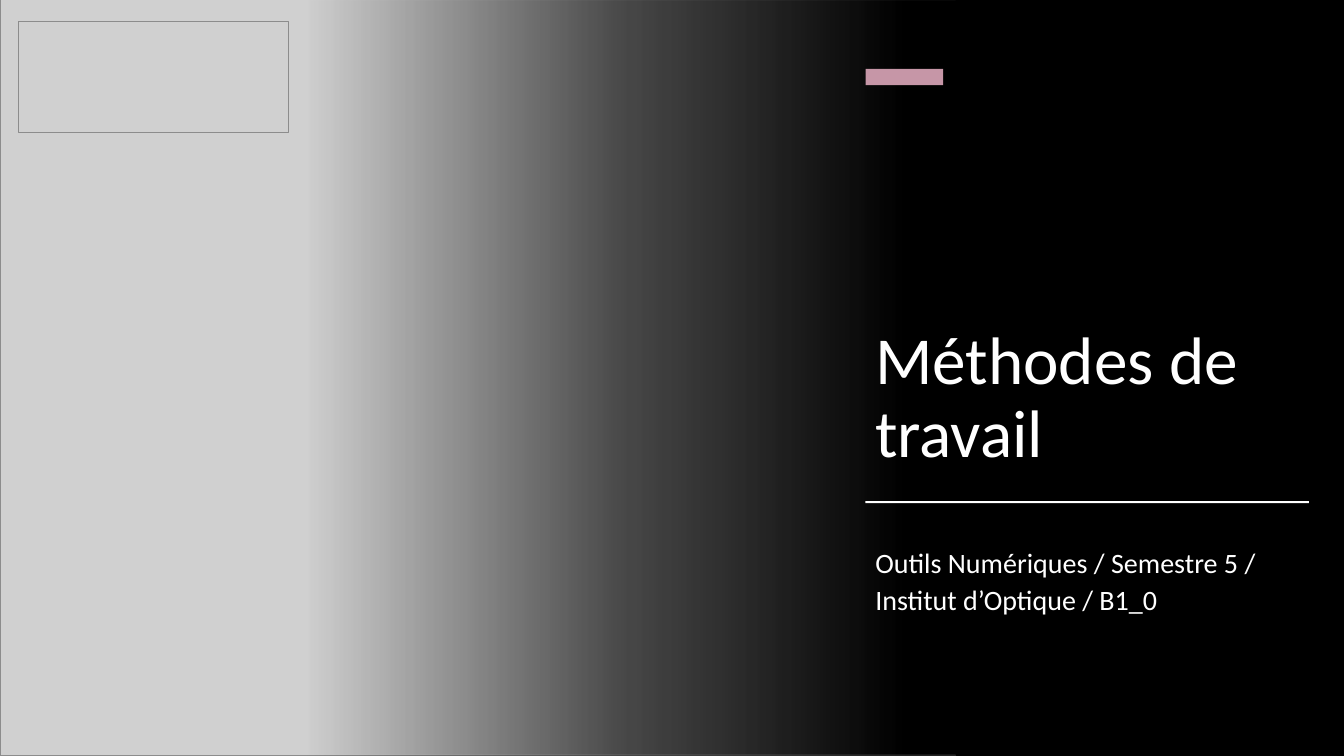
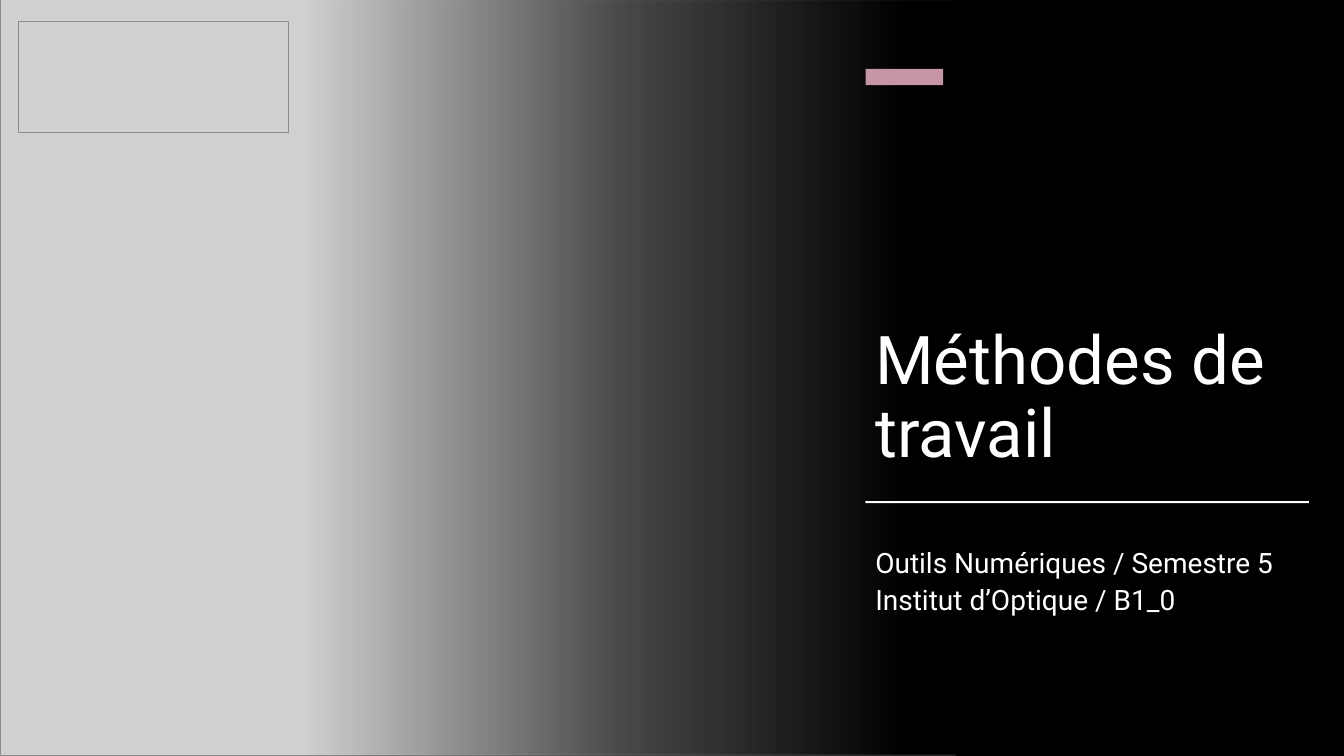
Before and after one commit to IOGS-Digital-Methods/semester-5, a slide deck: slide 19 of outils_numeriques/b0_intro/B0_0_Outils_Methodes.pptx. Drawn at 1344x756 pixels with LibreOffice and Linux fonts; fonts in the diff are those of the drawing; grey boxes stand for pictures. Boxes give left, top, right and bottom in pixels: in the first picture for what was removed or moved away, otherwise in the second. Text is boxed around its words. In the diff, an @@ line names an element or a change of style, - is before the commit and + after.

```diff
--- a/outils_numeriques/b0_intro/B0_0_Outils_Methodes.pptx
+++ b/outils_numeriques/b0_intro/B0_0_Outils_Methodes.pptx
@@ title "Méthodes de travail" at (x1=875, y1=333, x2=1265, y2=458): font Calibri to Roboto @@
@@ subtitle at (x1=875, y1=552, x2=1273, y2=616): text changed; font Calibri to Roboto @@
-Outils Numériques / Semestre 5 / Institut d’Optique / B1_0
+Outils Numériques / Semestre 5 Institut d’Optique / B1_0
```
Also in this commit, not shown: 4 other slides changed.
